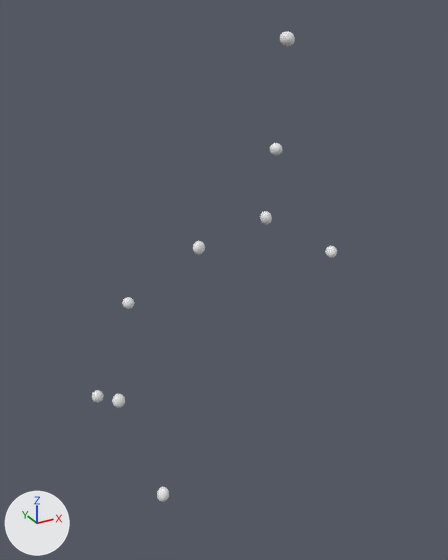
A saved change to the OBJ model data/chains/chain_06/chain.obj.
Both versions are drawn from a camera (50 mm lens) standing at (-2.41, -3.8, 0.49) and looking at (-0.29, 0.06, -1.43). Lighting does not change. The marker at lower left points along +X, +Y and +Z. The older version comes first. Where no turn or scale is listed for an object, it has been applied to the vertices.

The older version as bpy lines, for what is in view:
```python
me_chain = bpy.data.meshes.new('chain')
me_chain.from_pydata(...)  # 1458 vertices, 2880 faces; spans x -1.3..0.52, y -0.36..0.64, z -2.99..0.35
ob_chain = bpy.data.objects.new('chain', me_chain)
ob_chain.location = (0.0, 0.0, 0.0)
```
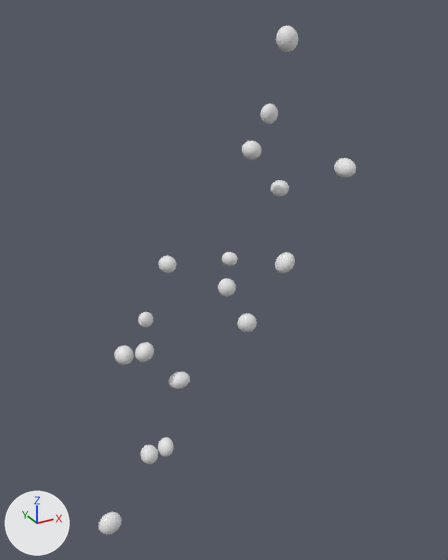
Where the change shows, as pixel boxes [x1, y1, x2, y2] in the pictures (448 x 560 px; the box of a moved part takes in the faces that stretch with it):
'chain', reshaped (8% taller)
    before: [92, 31, 337, 502]
    after: [99, 26, 356, 535]
part 1 of me_chain, moved or reshaped
    before: [279, 31, 295, 46]
    after: [276, 26, 298, 52]
part 2 of me_chain, moved or reshaped
    before: [270, 143, 282, 156]
    after: [260, 104, 278, 124]
part 3 of me_chain, moved or reshaped
    before: [260, 211, 272, 225]
    after: [242, 141, 262, 160]
part 4 of me_chain, moved or reshaped
    before: [325, 246, 337, 258]
    after: [334, 158, 356, 178]
part 5 of me_chain, moved or reshaped
    before: [193, 241, 205, 254]
    after: [271, 180, 289, 196]
part 6 of me_chain, moved or reshaped
    before: [122, 297, 134, 309]
    after: [275, 252, 295, 273]
part 7 of me_chain, moved or reshaped
    before: [112, 394, 125, 408]
    after: [237, 313, 257, 332]
part 8 of me_chain, moved or reshaped
    before: [92, 390, 104, 402]
    after: [222, 252, 238, 266]
part 9 of me_chain, added
    after: [218, 278, 236, 297]
part 10 of me_chain, moved or reshaped
    before: [157, 487, 169, 502]
    after: [158, 256, 176, 273]
part 11 of me_chain, added
    after: [138, 312, 153, 327]
part 12 of me_chain, added
    after: [135, 342, 154, 362]
part 13 of me_chain, added
    after: [114, 345, 134, 365]
part 14 of me_chain, added
    after: [168, 372, 190, 389]
part 15 of me_chain, added
    after: [140, 445, 158, 464]
part 16 of me_chain, added
    after: [158, 437, 174, 457]
part 17 of me_chain, added
    after: [99, 512, 122, 535]

The change, as a list of edits to the scene's bpy script:
```text
Change me_chain:
    remove me_chain.from_pydata(...)  # 1458 vertices, 2880 faces; spans x -1.3..0.52, y -0.36..0.64, z -2.99..0.35
    add me_chain.from_pydata(...)  # 2754 vertices, 5440 faces; spans x -1.48..0.54, y -0.44..0.7, z -3.37..0.38
    me_chain part 1: the loose piece of 162 vertices spanning x 0.08..0.18, y -0.11..0.0, z 0.25..0.35 is multiplied about its middle by the matrix ((-0.219, 0.315, 1.522), (0.887, -1.237, 0.384), (1.277, 0.914, -0.005))
    me_chain part 2: the loose piece of 162 vertices spanning x 0.21..0.3, y 0.16..0.27, z -0.56..-0.46 is multiplied about its middle by the matrix ((0.075, -0.972, -0.948), (-1.325, -0.26, 0.162), (-0.297, 0.915, -0.962)), then moved by (-0.07, 0.0, 0.27)
    me_chain part 3: the loose piece of 162 vertices spanning x 0.07..0.16, y 0.06..0.17, z -1.07..-0.96 is multiplied about its middle by the matrix ((1.557, -0.433, 0.442), (0.354, 1.242, 0.442), (-0.57, -0.168, 1.122)), then moved by (-0.14, 0.0, 0.54)
    me_chain part 4: the loose piece of 162 vertices spanning x 0.43..0.52, y -0.31..-0.22, z -1.28..-1.19 is multiplied about its middle by the matrix ((-1.119, -0.771, -0.581), (0.913, 0.689, -1.685), (0.981, -1.068, -0.262)), then moved by (-0.01, -0.09, 0.68)
    me_chain part 5: the loose piece of 162 vertices spanning x -0.31..-0.2, y 0.51..0.6, z -1.39..-1.28 is multiplied about its middle by the matrix ((0.619, 0.0, 1.143), (-0.103, -1.534, 0.242), (1.038, -0.219, -0.525)), then moved by (0.54, -0.37, 0.53)
    me_chain part 6: the loose piece of 162 vertices spanning x -0.93..-0.84, y 0.55..0.64, z -1.77..-1.67 is multiplied about its middle by the matrix ((-0.389, -1.651, -0.12), (-0.286, 0.189, -1.665), (1.63, -0.361, -0.32)), then moved by (1.08, -0.65, 0.38)
    me_chain part 7: the loose piece of 162 vertices spanning x -1.23..-1.14, y 0.07..0.17, z -2.34..-2.23 is multiplied about its middle by the matrix ((-0.304, -1.33, -0.693), (1.482, -0.158, -0.348), (0.231, -0.74, 1.319)), then moved by (1.09, -0.1, 0.45)
    me_chain part 8: the loose piece of 162 vertices spanning x -1.3..-1.21, y 0.41..0.5, z -2.47..-2.37 is multiplied about its middle by the matrix ((-0.353, 0.137, -1.16), (-1.161, 0.094, 0.364), (0.13, 1.209, 0.103)), then moved by (1.07, -0.3, 1.11)
    me_chain part 9: a new loose piece, an icosphere of 320 faces spanning x -0.26..-0.12, y 0.12..0.27, z -1.65..-1.5
    me_chain part 10: the loose piece of 162 vertices spanning x -1.08..-0.98, y -0.36..-0.26, z -2.99..-2.88 is multiplied about its middle by the matrix ((-0.954, 0.807, -0.598), (0.181, 0.944, 1.035), (1.266, 0.478, -0.8)), then moved by (0.51, 0.93, 1.48)
    me_chain part 11: the loose piece of 162 vertices spanning x -0.93..-0.84, y 0.55..0.64, z -1.77..-1.67 is copied, and the copy is multiplied about its middle by the matrix ((-1.298, 0.369, 0.039), (0.064, 0.085, 1.346), (0.366, 1.296, -0.099)), then moved by (0.12, -0.06, -0.15); it spans x -0.84..-0.7, y 0.48..0.59, z -1.94..-1.81
    me_chain part 12: the loose piece of 162 vertices spanning x -0.93..-0.84, y 0.55..0.64, z -1.77..-1.67 is copied, and the copy is multiplied about its middle by the matrix ((0.639, -0.697, 1.332), (0.786, 1.421, 0.54), (-1.335, 0.046, 0.987)), then moved by (0.0, -0.31, -0.3); it spans x -0.97..-0.81, y 0.21..0.37, z -2.1..-1.95
    me_chain part 13: a new loose piece, an icosphere of 320 faces spanning x -1.08..-0.93, y 0.36..0.53, z -2.18..-2.02
    me_chain part 14: the loose piece of 162 vertices spanning x -1.23..-1.14, y 0.07..0.17, z -2.34..-2.23 is copied, and the copy is multiplied about its middle by the matrix ((0.238, 0.958, 1.208), (-1.54, 0.204, 0.142), (-0.07, -1.214, 0.977)), then moved by (0.56, 0.1, -0.05); it spans x -0.72..-0.53, y 0.15..0.3, z -2.4..-2.27
    me_chain part 15: the loose piece of 162 vertices spanning x -1.08..-0.98, y -0.36..-0.26, z -2.99..-2.88 is copied, and the copy is multiplied about its middle by the matrix ((1.033, -0.286, -0.991), (-0.914, 0.397, -1.067), (0.479, 1.376, 0.103)), then moved by (0.04, 0.35, 0.12); it spans x -1.06..-0.92, y -0.04..0.12, z -2.9..-2.74
    me_chain part 16: the loose piece of 162 vertices spanning x -1.08..-0.98, y -0.36..-0.26, z -2.99..-2.88 is copied, and the copy is multiplied about its middle by the matrix ((0.452, 1.075, -0.232), (-1.152, 0.445, 0.948), (0.949, 0.087, 0.994)), then moved by (0.18, 0.35, 0.14); it spans x -0.91..-0.79, y -0.03..0.11, z -2.87..-2.73
    me_chain part 17: the loose piece of 162 vertices spanning x -1.08..-0.98, y -0.36..-0.26, z -2.99..-2.88 is copied, and the copy is multiplied about its middle by the matrix ((-2.008, -0.172, 0.24), (0.144, -1.206, 0.638), (-0.334, 0.676, 1.449)), then moved by (-0.36, 0.26, -0.35); it spans x -1.48..-1.3, y -0.13..0.02, z -3.37..-3.2
```
